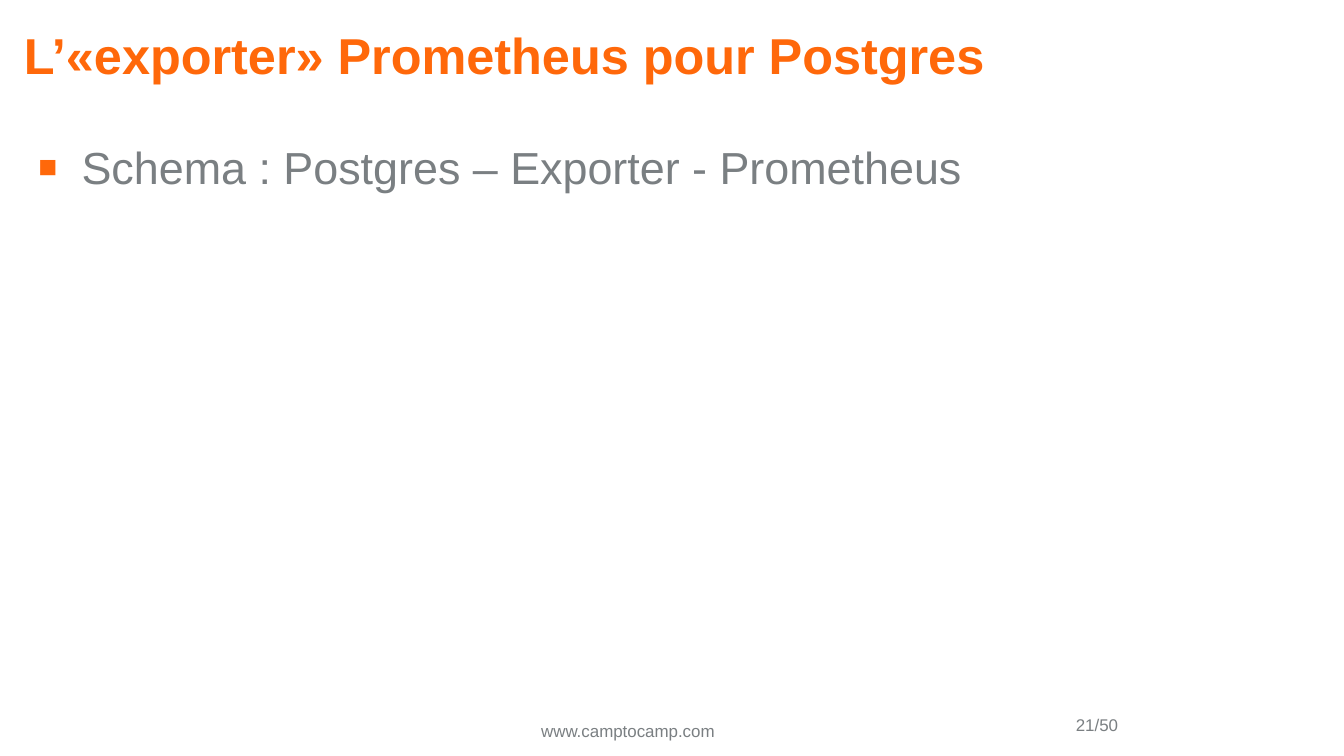
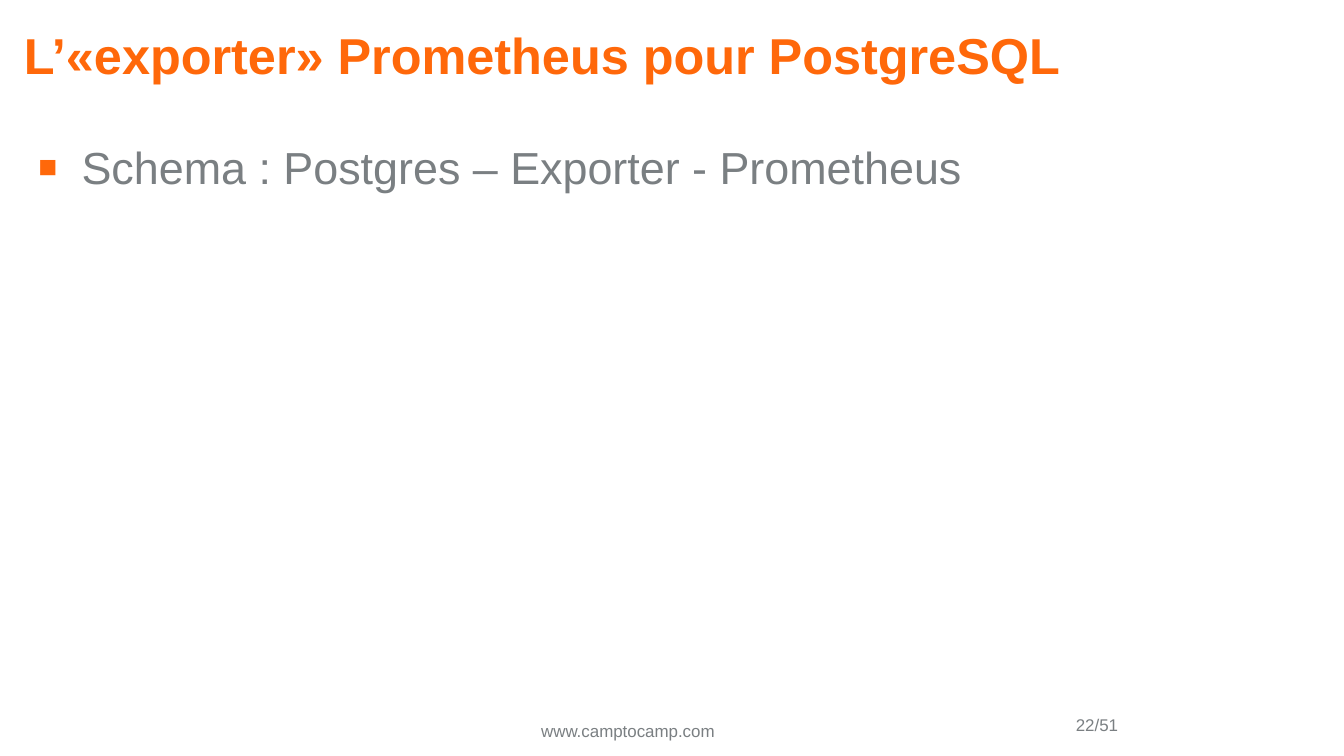
Before and after one commit to Vampouille/demo-prometheus-postgres, a slide deck: slide 22 of pgday2.odp (slide 21 before the commit). Drawn at 1344x756 pixels with LibreOffice and Linux fonts; fonts in the diff are those of the drawing; background and template pictures are left out. Boxes give left, top, right and bottom in pixels: in the first picture for what was removed or moved away, otherwise in the second. Text is boxed around its words. In the diff, an @@ line names an element or a change of style, - is before the commit and + after.

```diff
--- a/pgday2.odp
+++ b/pgday2.odp
@@ title at box(24, 37, 1060, 84): text changed @@
-L’«exporter» Prometheus pour Postgres
+L’«exporter» Prometheus pour PostgreSQL
@@ page number at box(1076, 719, 1118, 731): text changed @@
-21/50
+22/51
```
Also in this commit, not shown: 1 other slide changed, 1 slide added, 1 other file.
